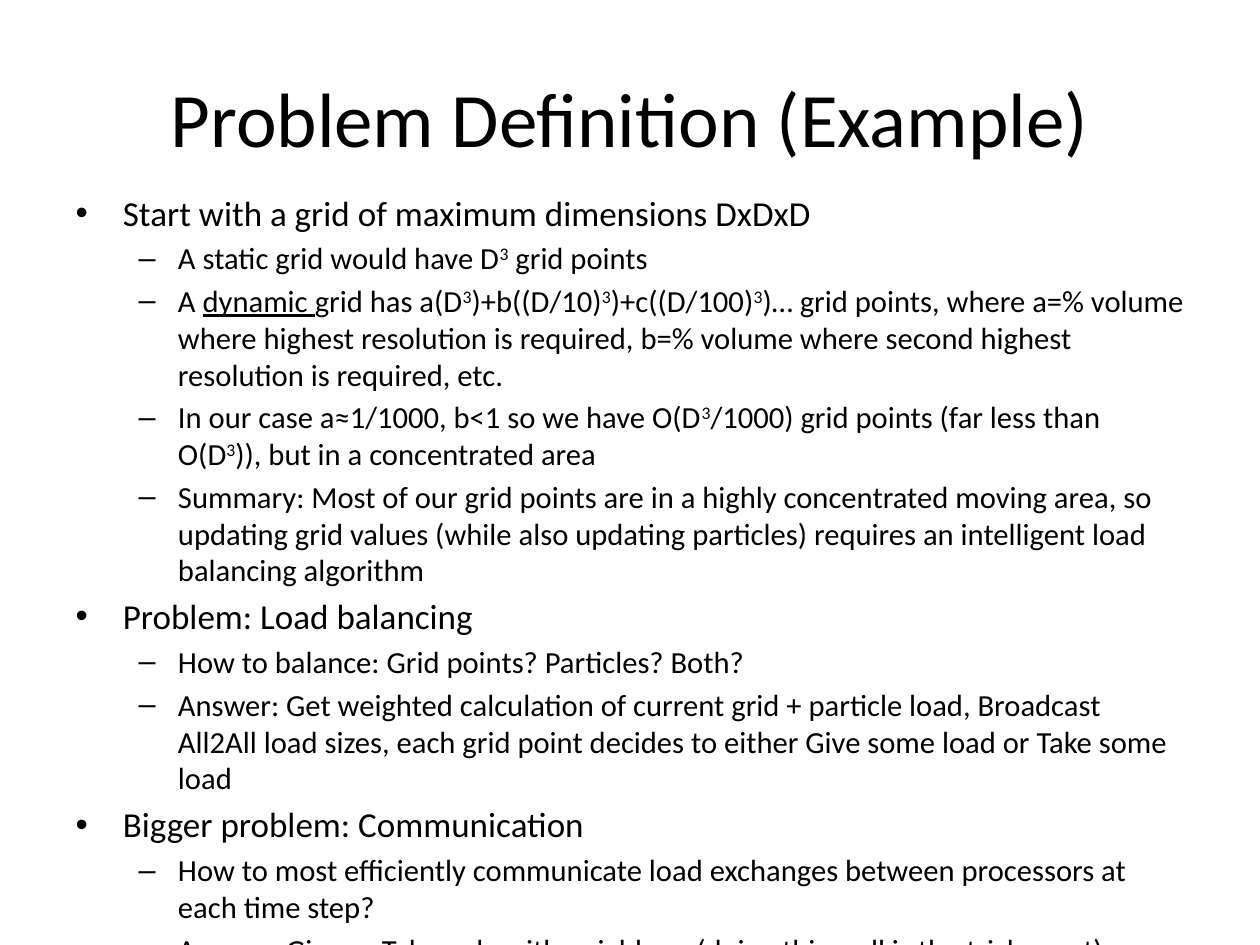
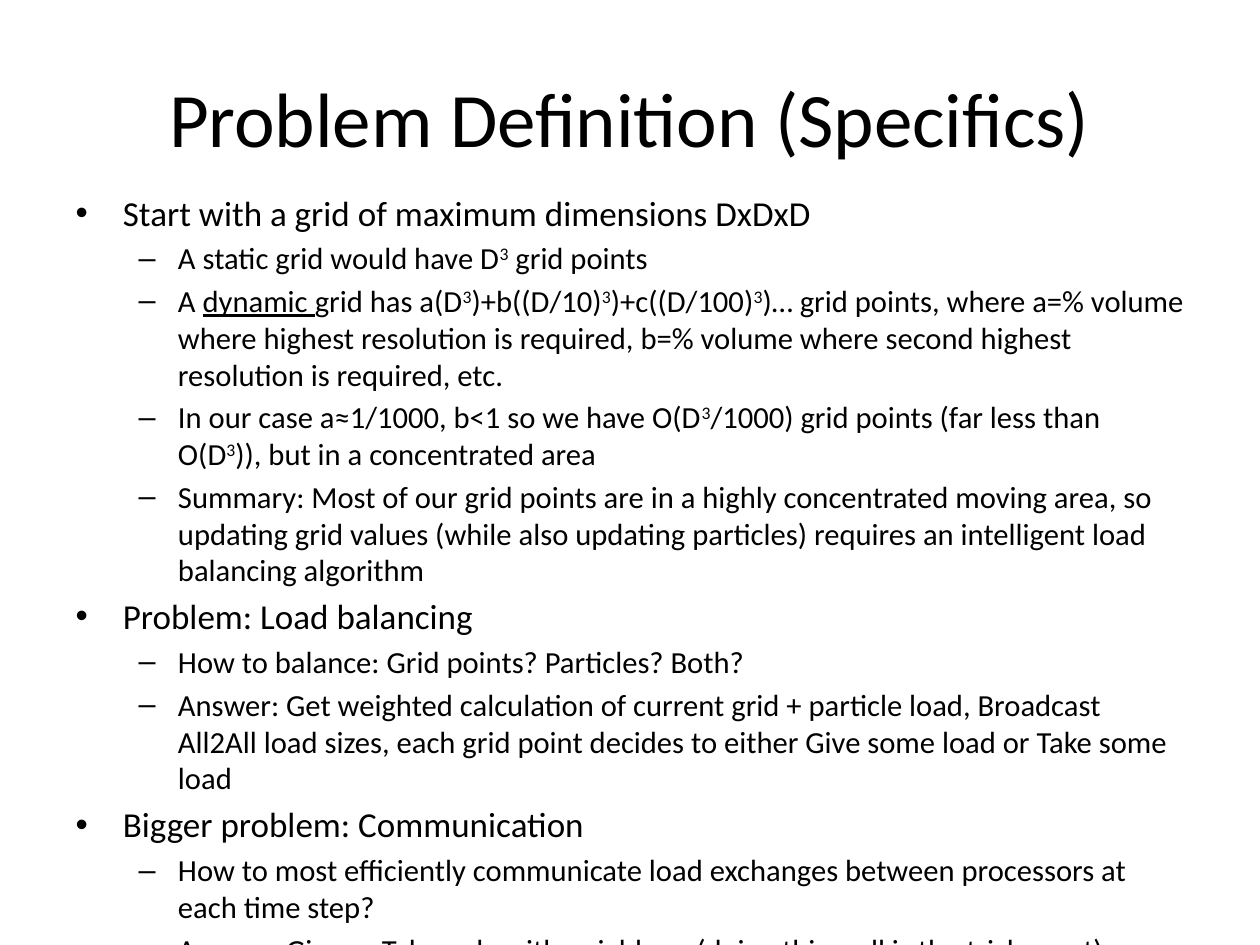
Before and after one commit to mgsholte/dynogrid, a slide deck: slide 3 of Dynogrid_ProgressReport_v1.pptx. Drawn at 1260x945 pixels with LibreOffice and Linux fonts; fonts in the diff are those of the drawing. Boxes give left, top, right and bottom in pixels: in the first picture for what was removed or moved away, otherwise in the second. Text is boxed around its words. In the diff, an @@ line names an element or a change of style, - is before the commit and + after.

```diff
--- a/Dynogrid_ProgressReport_v1.pptx
+++ b/Dynogrid_ProgressReport_v1.pptx
@@ title at (169, 91, 1089, 160): text changed @@
-Problem Definition (Example)
+Problem Definition (Specifics)
```
Also in this commit, not shown: 3 other slides changed, 1 slide removed.
